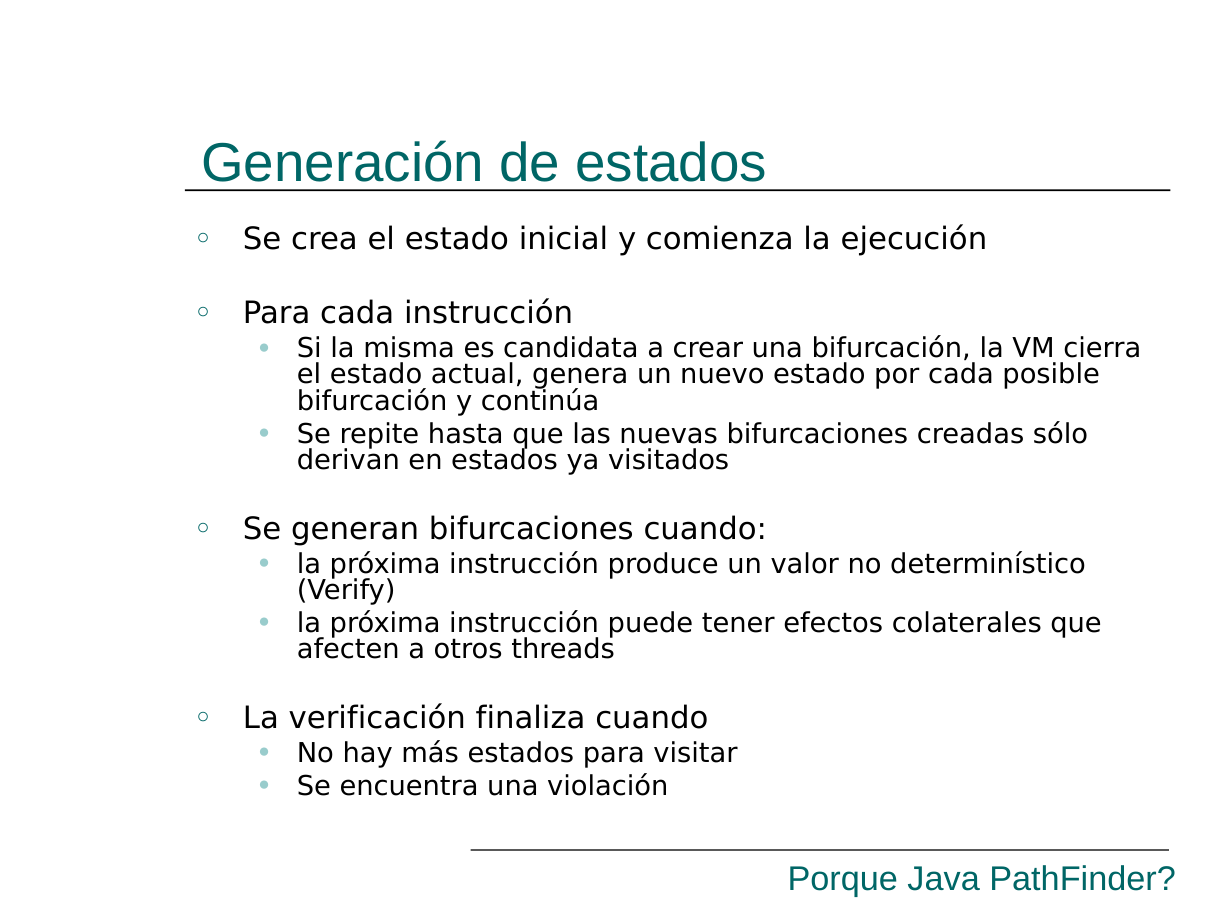
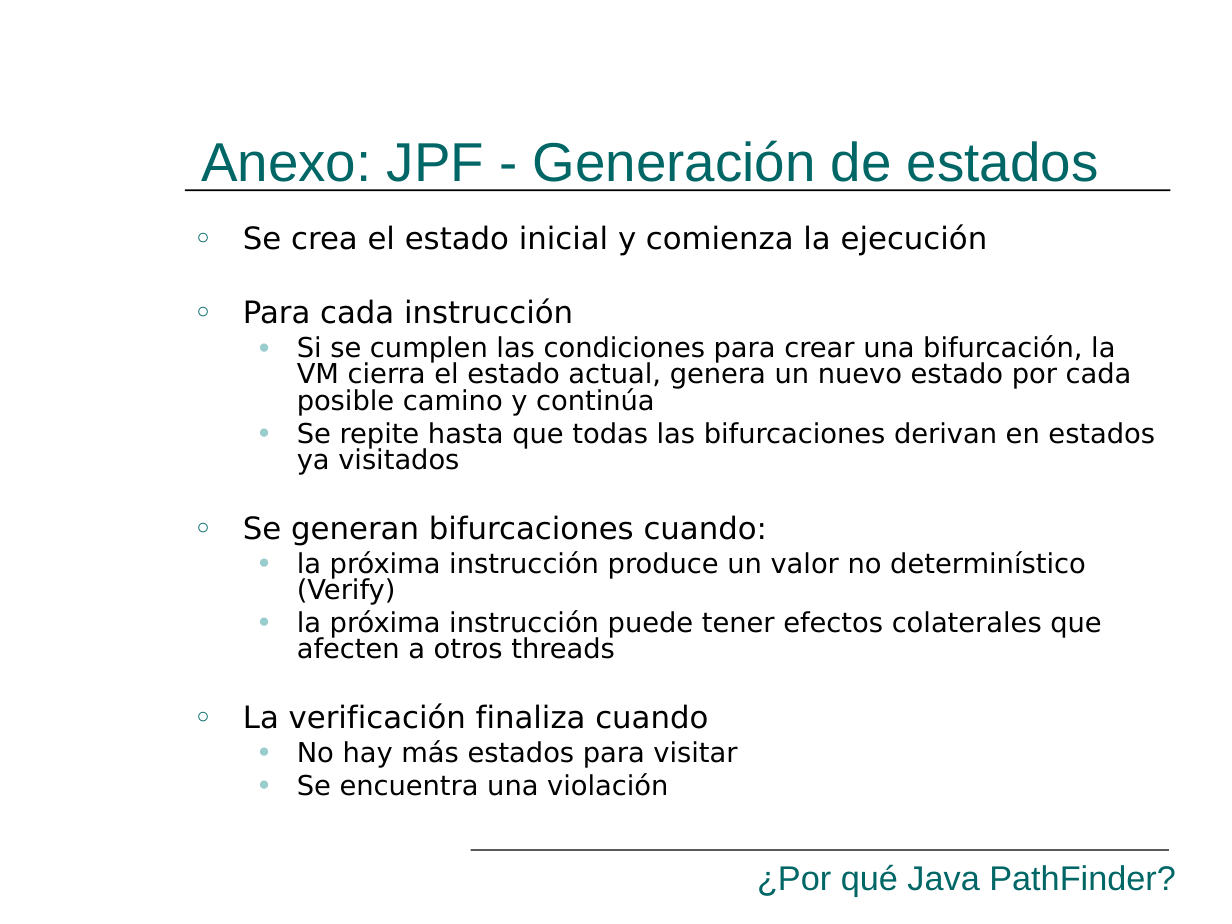
Before and after one commit to hugomelendez/tesis-jpf-2006, a slide deck: slide 41 of tesis-doc/Presentación.ppt (slide 16 before the commit). Drawn at 1232x924 pixels with LibreOffice and Linux fonts; fonts in the diff are those of the drawing. Boxes give left, top, right and bottom in pixels: in the first picture for what was removed or moved away, otherwise in the second. Text is boxed around its words. In the diff, an @@ line names an element or a change of style, - is before the commit and + after.

```diff
--- a/tesis-doc/Presentación.ppt
+++ b/tesis-doc/Presentación.ppt
@@ title at bbox=[201, 140, 1099, 191]: text changed @@
-Generación de estados
+Anexo: JPF - Generación de estados
@@ text at bbox=[297, 335, 1155, 475]: text changed @@
-  ● Si la misma es candidata a crear una bifurcación, la VM cierra el estado actual, genera un nuevo estado por cada posible bifurcación y continúa
-  ● Se repite hasta que las nuevas bifurcaciones creadas sólo derivan en estados ya visitados
+  ● Si se cumplen las condiciones para crear una bifurcación, la VM cierra el estado actual, genera un nuevo estado por cada posible camino y continúa
+  ● Se repite hasta que todas las bifurcaciones derivan en estados ya visitados
@@ text at bbox=[757, 864, 1176, 896]: text changed @@
-Porque Java PathFinder?
+¿Por qué Java PathFinder?
```
Also in this commit, not shown: 14 other slides changed, 1 other file.
